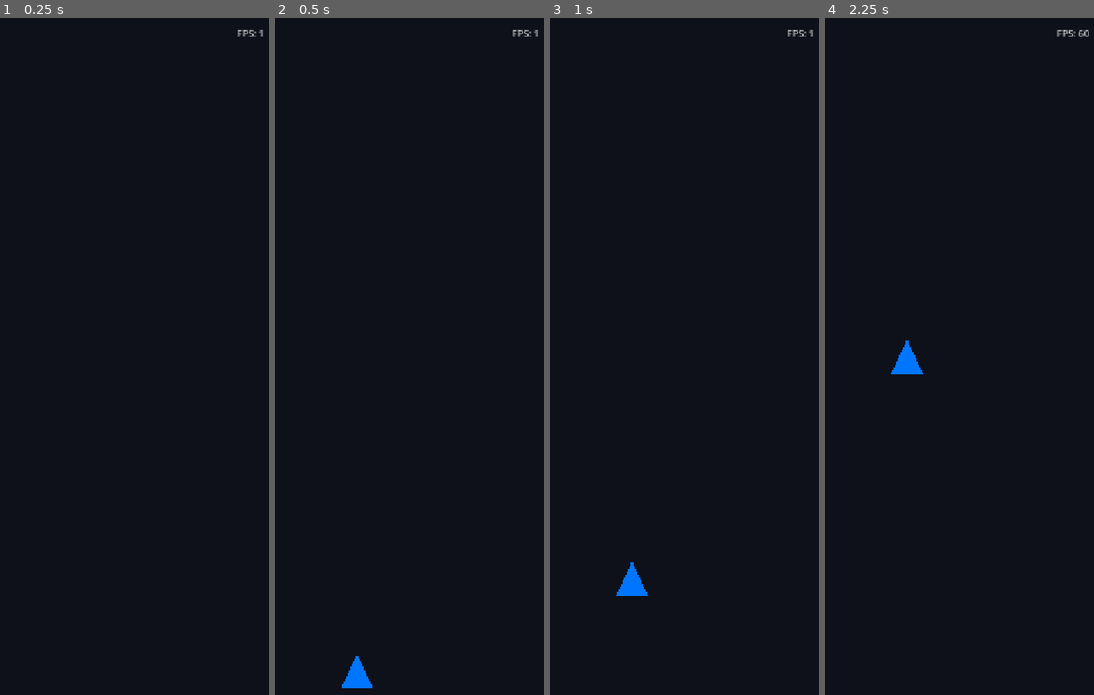
Above: before the commit, frames 1-4 (left to right).
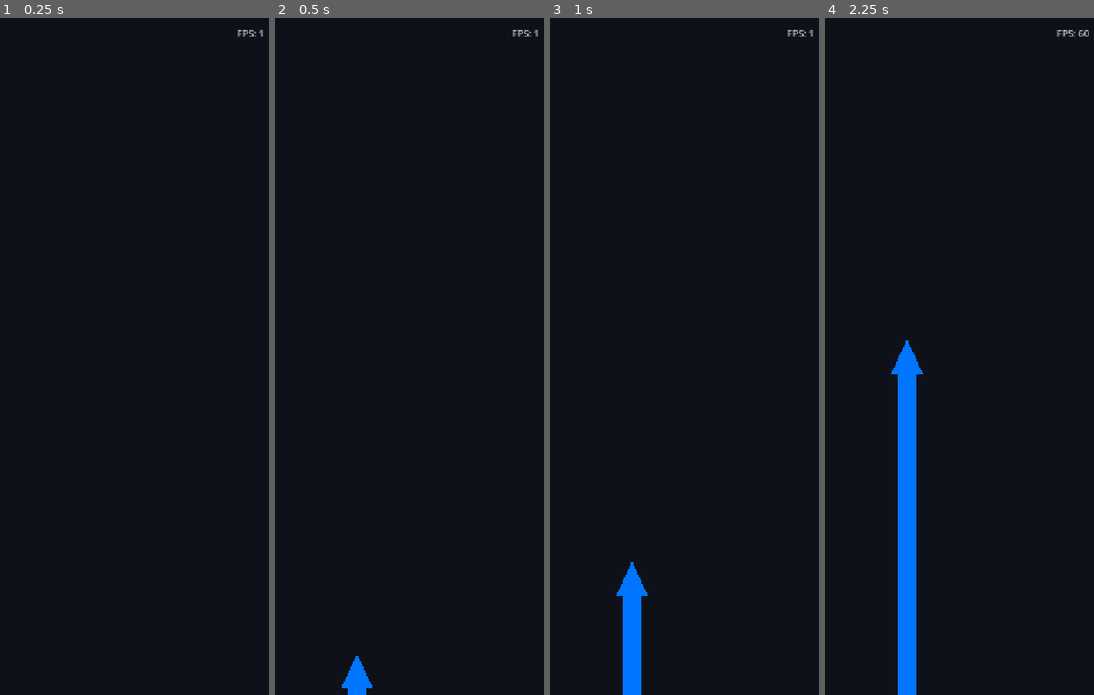
Above: after the commit, the same moments.

Repository: Victhor1/thera_godot
Game: Godot game, scene res://scenes/main.tscn
Two runs of this game, one before a commit and one after it. Both use one fixed random seed, a clock stepped at 60 frames per second and the inputs below.
Inputs:
- Up to frame 1 (0.25 s): no input
- Up to frame 2 (0.5 s): no input
- Up to frame 3 (1 s): no input
- Up to frame 4 (2.25 s): no input

Frame 1 is identical in both runs. In frame 2, less than 0.1% of the frame differs, in the area x 27-34%, y 99-100%; in frame 3, 1.0%; in frame 4, 3.3%, in the area x 27-34%, y 52-100%.

Commit message:
agregar cola a player

Diff:
--- a/scenes/main.tscn
+++ b/scenes/main.tscn
@@ -1,17 +1,17 @@
-[gd_scene load_steps=2 format=3]
+[gd_scene format=3 uid="uid://bvn4rx006p1w2"]
 
-[ext_resource type="Script" path="res://scripts/main.gd" id="1_main"]
+[ext_resource type="Script" uid="uid://dnq1saf4r3284" path="res://scripts/main.gd" id="1_main"]
 
-[node name="Main" type="Node2D"]
+[node name="Main" type="Node2D" unique_id=1508651552]
 script = ExtResource("1_main")
 
-[node name="SpawnTimer" type="Timer" parent="."]
+[node name="SpawnTimer" type="Timer" parent="." unique_id=95418721]
 
-[node name="SquaresContainer" type="Node2D" parent="."]
+[node name="SquaresContainer" type="Node2D" parent="." unique_id=1080416234]
 
-[node name="UILayer" type="CanvasLayer" parent="."]
+[node name="UILayer" type="CanvasLayer" parent="." unique_id=2083817401]
 
-[node name="FPSLabel" type="Label" parent="UILayer"]
+[node name="FPSLabel" type="Label" parent="UILayer" unique_id=944108894]
 anchors_preset = 1
 anchor_left = 1.0
 anchor_right = 1.0
--- a/scripts/player.gd
+++ b/scripts/player.gd
@@ -9,6 +9,7 @@
 @export var rise_speed: float = 350.0
 @export var triangle_width: float = 60.0
 @export var triangle_height: float = 65.0
+@export var tail_width: float = 16.0
 @export var player_color: Color = Color("#0075ff")
 @export var explosion_scene: PackedScene = preload("res://scenes/explosion.tscn")
 
@@ -52,6 +53,27 @@
 			current_state = State.PLAYING
 			reached_middle.emit()
 
+	queue_redraw()
+
+func _draw() -> void:
+	if current_state == State.DEAD:
+		return
+
+	var viewport_height: float = get_viewport_rect().size.y
+	var half_h: float = triangle_height / 2.0
+	var bottom_rel_y: float = viewport_height - global_position.y
+
+	if bottom_rel_y > half_h:
+		var current_tail_width: float = triangle_width * 0.60
+		var half_tw: float = current_tail_width / 2.0
+		var tail_pts := PackedVector2Array([
+			Vector2(-half_tw, half_h),
+			Vector2(half_tw, half_h),
+			Vector2(half_tw, bottom_rel_y),
+			Vector2(-half_tw, bottom_rel_y)
+		])
+		draw_colored_polygon(tail_pts, player_color)
+
 func _on_area_entered(area: Area2D) -> void:
 	if current_state == State.DEAD:
 		return
Not shown: 1 places in scenes/main.tscn that only renumber resources
